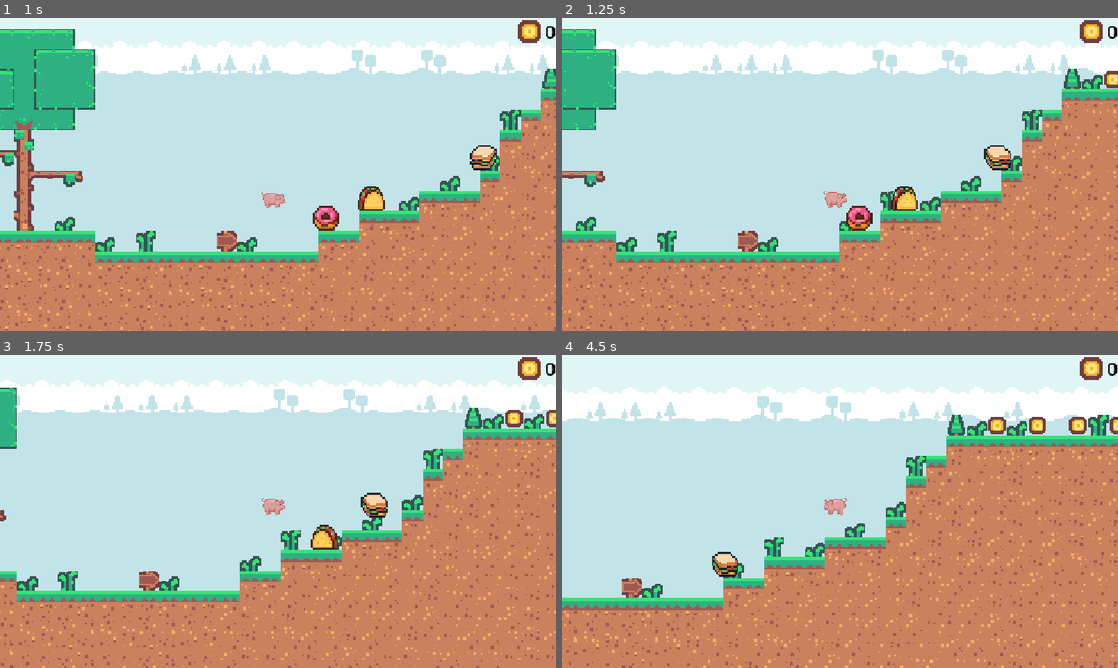
Above: before the commit, frames 1-4 (two rows, left to right).
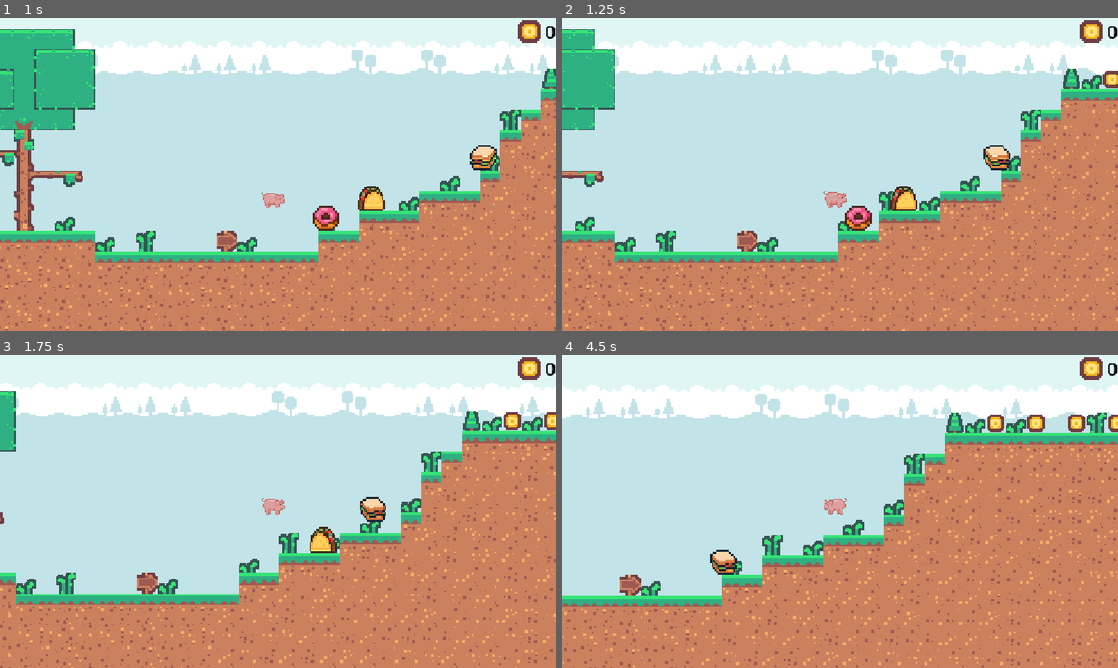
Above: after the commit, the same moments.

Repository: Ecureille/premier_jeu
Game: Godot game, scene res://scenes/Level1.tscn
Same seed, same stepped clock (60 frames per second), same inputs: the game is played once before the commit and once after it.
Inputs:
- Up to frame 1 (1 s): tap Enter (ui_accept) at 0.5, 0.77 s; hold Right (ui_right) from 0.53 s (still down); hold Shift (shift) from 0.53 s (still down)
- Up to frame 2 (1.25 s): keep holding Right (ui_right); keep holding Shift (shift)
- Up to frame 3 (1.75 s): keep holding Right (ui_right); release Shift (shift) at 1.28 s; tap Shift (shift) at 1.35 s; tap Enter (ui_accept) at 1.52 s
- Up to frame 4 (4.5 s): release Right (ui_right) at 2.03 s; hold Left (ui_left) 2.03-2.78 s; hold Shift (shift) 2.03-2.78 s; hold Right (ui_right) 2.78-4.28 s; tap Shift (shift) at 2.85, 4.35 s; tap Enter (ui_accept) at 3.02, 3.77 s; hold Shift (shift) 3.53-4.28 s; hold Left (ui_left) from 4.28 s (still down)

Frame 1 is identical in both runs. In frame 2, 3.7% of the frame differs, in the area x 0-100%, y 3-100%; in frame 3, 13%; in frame 4, 13%, in the area x 0-100%, y 9-100%.

Commit message:
Add files via upload

Diff:
--- a/premierjeux/scenes/Level1.tscn
+++ b/premierjeux/scenes/Level1.tscn
@@ -39,6 +39,7 @@
 
 [sub_resource type="TileSet" id="TileSet_lbhrr"]
 tile_size = Vector2i(24, 24)
+physics_layer_0/collision_layer = 1
 sources/0 = SubResource("TileSetAtlasSource_lnu2h")
 
 [sub_resource type="TileSetAtlasSource" id="TileSetAtlasSource_yqjtg"]
--- a/premierjeux/scenes/ennemi_food.tscn
+++ b/premierjeux/scenes/ennemi_food.tscn
@@ -4,7 +4,6 @@
 [ext_resource type="PackedScene" uid="uid://sp14eue41qdp" path="res://scenes/killzone.tscn" id="2_tgwov"]
 
 [sub_resource type="CompressedTexture2D" id="CompressedTexture2D_tgwov"]
-resource_local_to_scene = true
 
 [sub_resource type="RectangleShape2D" id="RectangleShape2D_tgwov"]
 size = Vector2(111.111, 117.778)
@@ -50,4 +49,8 @@
 position = Vector2(-20, -14.5)
 target_position = Vector2(-56, -0.5)
 
+[node name="RayCastVision" type="RayCast2D" parent="."]
+position = Vector2(-20, -15)
+hit_from_inside = true
+
 [connection signal="body_entered" from="Tete" to="." method="_on_tete_body_entered"]
--- a/premierjeux/scenes/menu_principal.tscn
+++ b/premierjeux/scenes/menu_principal.tscn
@@ -15,8 +15,6 @@
 font_color = Color(0.940501, 0.429593, 0.788081, 1)
 outline_size = 12
 outline_color = Color(0, 0, 0, 1)
-
-[sub_resource type="ViewportTexture" id="ViewportTexture_mk4g1"]
 
 [node name="MenuPrincipal" type="Control"]
 layout_mode = 3
@@ -81,17 +79,16 @@
 
 [node name="StartBTN" type="Button" parent="VBoxContainer"]
 layout_mode = 2
+theme_override_colors/font_color = Color(0, 0, 0, 1)
 theme_override_colors/font_hover_color = Color(0.752941, 0.439216, 0.521569, 1)
-theme_override_colors/font_color = Color(0, 0, 0, 1)
 theme_override_font_sizes/font_size = 30
 text = "START"
-icon = SubResource("ViewportTexture_mk4g1")
 flat = true
 
 [node name="QuitBTN" type="Button" parent="VBoxContainer"]
 layout_mode = 2
+theme_override_colors/font_color = Color(0, 0, 0, 1)
 theme_override_colors/font_hover_color = Color(0.752941, 0.439216, 0.521569, 1)
-theme_override_colors/font_color = Color(0, 0, 0, 1)
 theme_override_font_sizes/font_size = 30
 text = "Quitter"
 flat = true
--- a/premierjeux/scenes/player.tscn
+++ b/premierjeux/scenes/player.tscn
@@ -7,6 +7,7 @@
 size = Vector2(92, 63)
 
 [node name="Player" type="CharacterBody2D"]
+platform_wall_layers = 1
 script = ExtResource("1_g2els")
 
 [node name="Sprite2D" type="Sprite2D" parent="."]
--- a/premierjeux/scripts/ennemi_food.gd
+++ b/premierjeux/scripts/ennemi_food.gd
@@ -4,59 +4,70 @@
 @onready var KillCollisionShape: CollisionShape2D = $Killzone/CollisionShape2D
 @onready var ray_cast_right: RayCast2D = $RayCastRight
 @onready var ray_cast_left: RayCast2D = $RayCastLeft
-@onready var sprite_fast_food: Sprite2D = $SpriteFastFood
+@onready var ray_cast_vision: RayCast2D = $RayCastVision
 
 @export var vitesse_normale: float = 200
-@export var vitesse_alerte: float = 300
-@export var vision_distance: float = 300
+@export var vitesse_alerte: float = 800
+@export var vision_distance: float = 1000
 
 var direction = 1
+var player_node = null
 
 func _ready():
 	var skins = [
-		preload("res://assets/level1/Burger.png"),
-		preload("res://assets/level1/CuissePoulet.png"),
-		preload("res://assets/level1/Donut.png"),
-		preload("res://assets/level1/Frites.png"),
-		preload("res://assets/level1/Glace.png"),
-		preload("res://assets/level1/Sandwich.png"),
-		preload("res://assets/level1/Soda.png"),
-		preload("res://assets/level1/SoupeChinoise.png"),
-		preload("res://assets/level1/Sushi.png"),
-		preload("res://assets/level1/Tacos.png")
+		preload("res://assets/level1/Burger.png"), preload("res://assets/level1/CuissePoulet.png"),
+		preload("res://assets/level1/Donut.png"), preload("res://assets/level1/Frites.png"),
+		preload("res://assets/level1/Glace.png"), preload("res://assets/level1/Sandwich.png"),
+		preload("res://assets/level1/Soda.png"), preload("res://assets/level1/SoupeChinoise.png"),
+		preload("res://assets/level1/Sushi.png"), preload("res://assets/level1/Tacos.png")
 	]
-
 	var random_skin = skins[randi() % skins.size()]
 	SpriteFastFood.texture = random_skin
+	var rect_shape = KillCollisionShape.shape
+	if rect_shape is RectangleShape2D and random_skin.get_size() != Vector2.ZERO:
+		SpriteFastFood.scale = rect_shape.size / random_skin.get_size()
 
-	# 👉 Récupérer la taille de la hitbox
-	var rect_shape := KillCollisionShape.shape
-	if rect_shape is RectangleShape2D:
-		var target_size = rect_shape.size
+	player_node = get_parent().get_node_or_null("Player")
+	call_deferred("configurer_vision")
 
-		# 👉 Taille réelle de l'image
-		var texture_size = random_skin.get_size()
+func configurer_vision():
+	ray_cast_vision.add_exception(self)
 
-		if texture_size != Vector2.ZERO:
-			# 👉 Ajuster le scale du sprite pour qu'il corresponde à la hitbox
-			SpriteFastFood.scale = target_size / texture_size
-
-func _process(delta):
-	if ray_cast_right.is_colliding():
-		direction = -1
-		sprite_fast_food.flip_h = true
-	if ray_cast_left.is_colliding():
-		direction = 1
-		sprite_fast_food.flip_h = false
-	position.x += direction * vitesse_normale * delta
+	var voisins = get_parent().get_children()
+	for voisin in voisins:
+		if "Ennemie" in voisin.name:
+			ray_cast_vision.add_exception(voisin)
 
 func _physics_process(delta: float) -> void:
 	if not is_on_floor():
 		velocity += get_gravity() * delta
+
+	if player_node:
+		var distance = global_position.distance_to(player_node.global_position)
+
+		if distance < vision_distance:
+			ray_cast_vision.target_position = to_local(player_node.global_position)
+			ray_cast_vision.force_raycast_update()
+
+			if ray_cast_vision.is_colliding():
+				var objet_touche = ray_cast_vision.get_collider()
+
+				# DEBUG : Regarde ce message dans la console en bas !
+				print("Je touche : ", objet_touche.name)
+
+				if objet_touche.name == "Player":
+					print(">>> JE TE VOIS (Pas de mur) <<<")
+
+	if ray_cast_right.is_colliding():
+		direction = -1
+		SpriteFastFood.flip_h = true
+	if ray_cast_left.is_colliding():
+		direction = 1
+		SpriteFastFood.flip_h = false
+	position.x += direction * vitesse_normale * delta
 	move_and_slide()
 
 func _on_tete_body_entered(body: Node2D) -> void:
 	if (body.name == "Player"):
-		print("le collition shape est rectangle")
 		body.velocity.y = -700
 		queue_free()
Not shown: 1 places in premierjeux/scenes/menu_principal.tscn that only renumber resources
